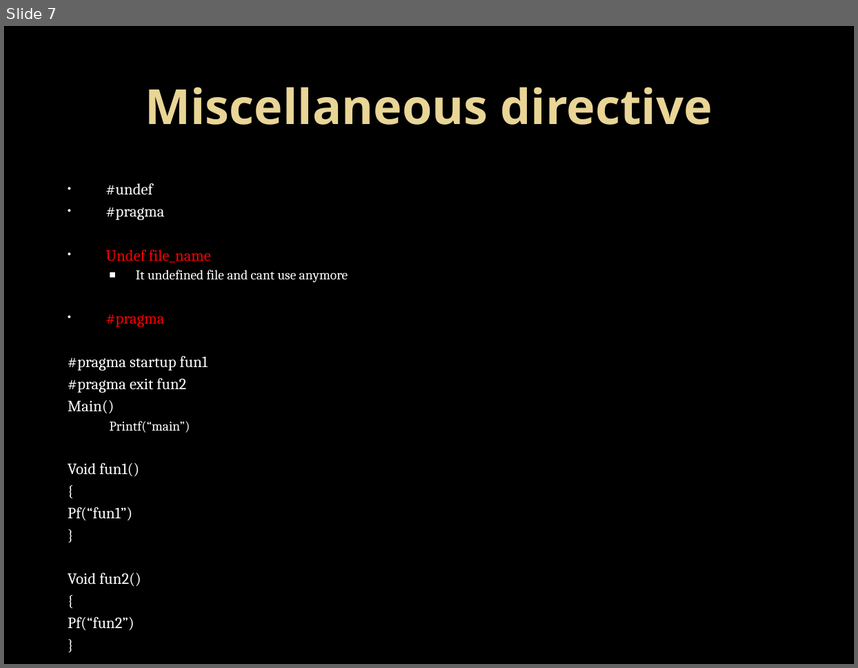
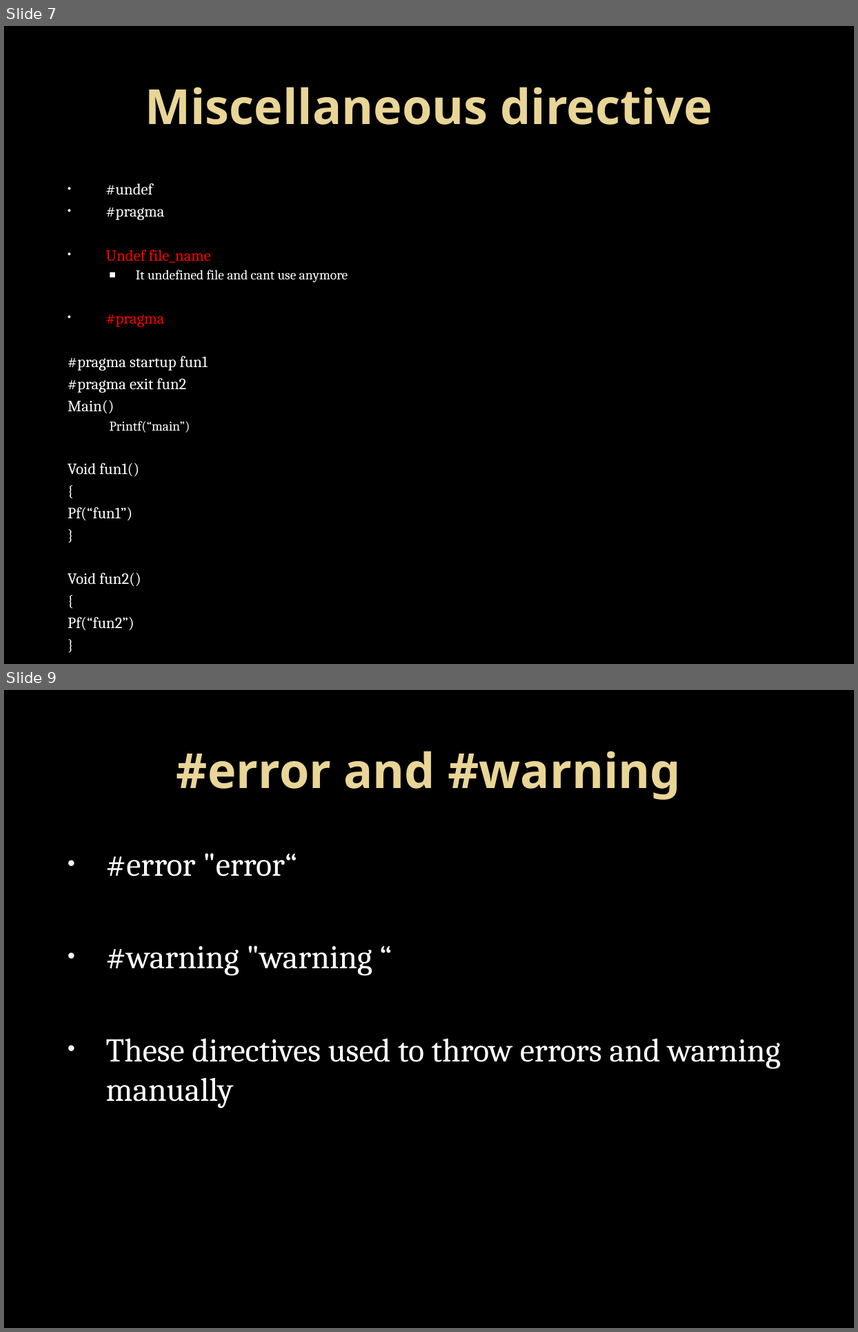
Before and after one commit to Mahesh-7/C_Programs, a slide deck: PPT/preprocessor_directive.pptx. Shown one above the other, each under a label of ours: slide 7 before the commit, slides 7 and 9 after it; the slides between them are not shown. The pictures are 858x668 and 858x1332 pixels, drawn with LibreOffice and Linux fonts; fonts in the diff are those of the drawing; background and template pictures are left out. Boxes give left, top, right and bottom in pixels: in the first picture for what was removed or moved away, otherwise in the second. Text is boxed around its words. In the diff, an @@ line names an element or a change of style, - is before the commit and + after.

```diff
--- a/PPT/preprocessor_directive.pptx
+++ b/PPT/preprocessor_directive.pptx
@@ slide 9 added at <box>4,690,854,1328</box>, background picture (left out) @@
@@ title added at <box>176,751,681,800</box>, 41 pt, text gradient #EAD696 to #E7D081, bold @@
+#error and #warning
@@ text added at <box>106,853,781,1107</box>, 28 pt, text #FFFFFF @@
+• #error "error“
+• #warning "warning “
+• These directives used to throw errors and warning manually
```
Also in this commit, not shown: 1 other slide added.
